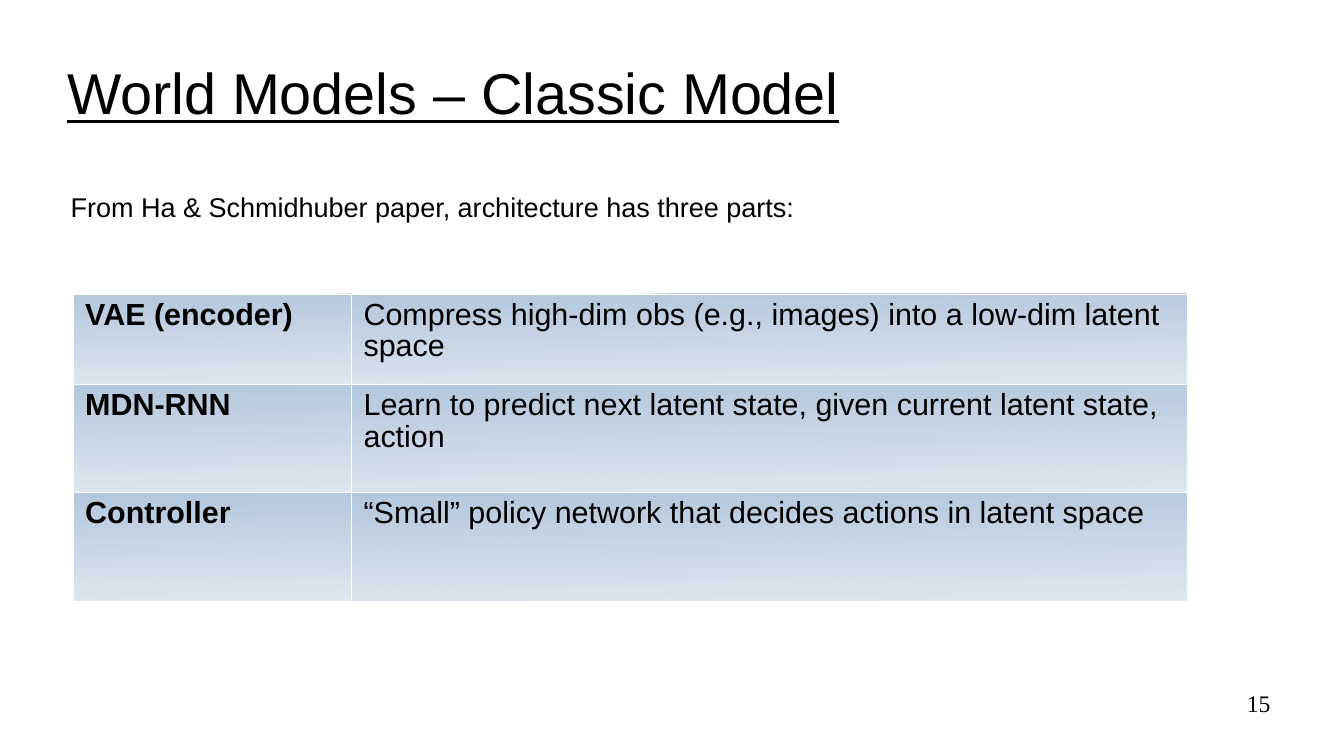
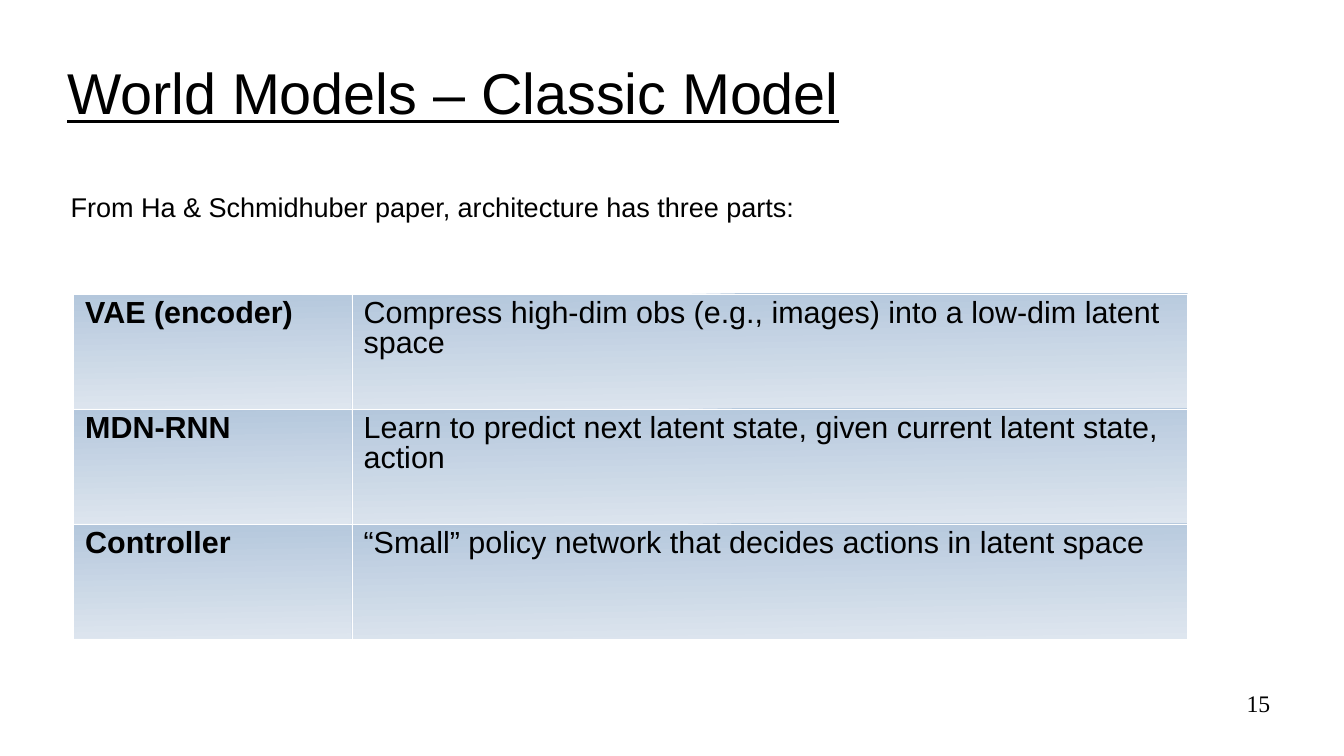
Before and after one commit to jackburke12/applied_reinforcement_learning, a slide deck: slide 15 of 10_model_based_rl/model_based_rl.ppt. Drawn at 1344x756 pixels with LibreOffice and Linux fonts; fonts in the diff are those of the drawing. Boxes give left, top, right and bottom in pixels: in the first picture for what was removed or moved away, otherwise in the second. Text is boxed around its words. In the diff, an @@ line names an element or a change of style, - is before the commit and + after.

Commit message:
added to model based rl slides

```diff
--- a/10_model_based_rl/model_based_rl.ppt
+++ b/10_model_based_rl/model_based_rl.ppt
@@ table at [73, 294, 1188, 639] @@
@@ line spacing 0.93 to 0.87 @@
```
Also in this commit, not shown: 4 other slides changed, 4 slides added, 1 other file.
